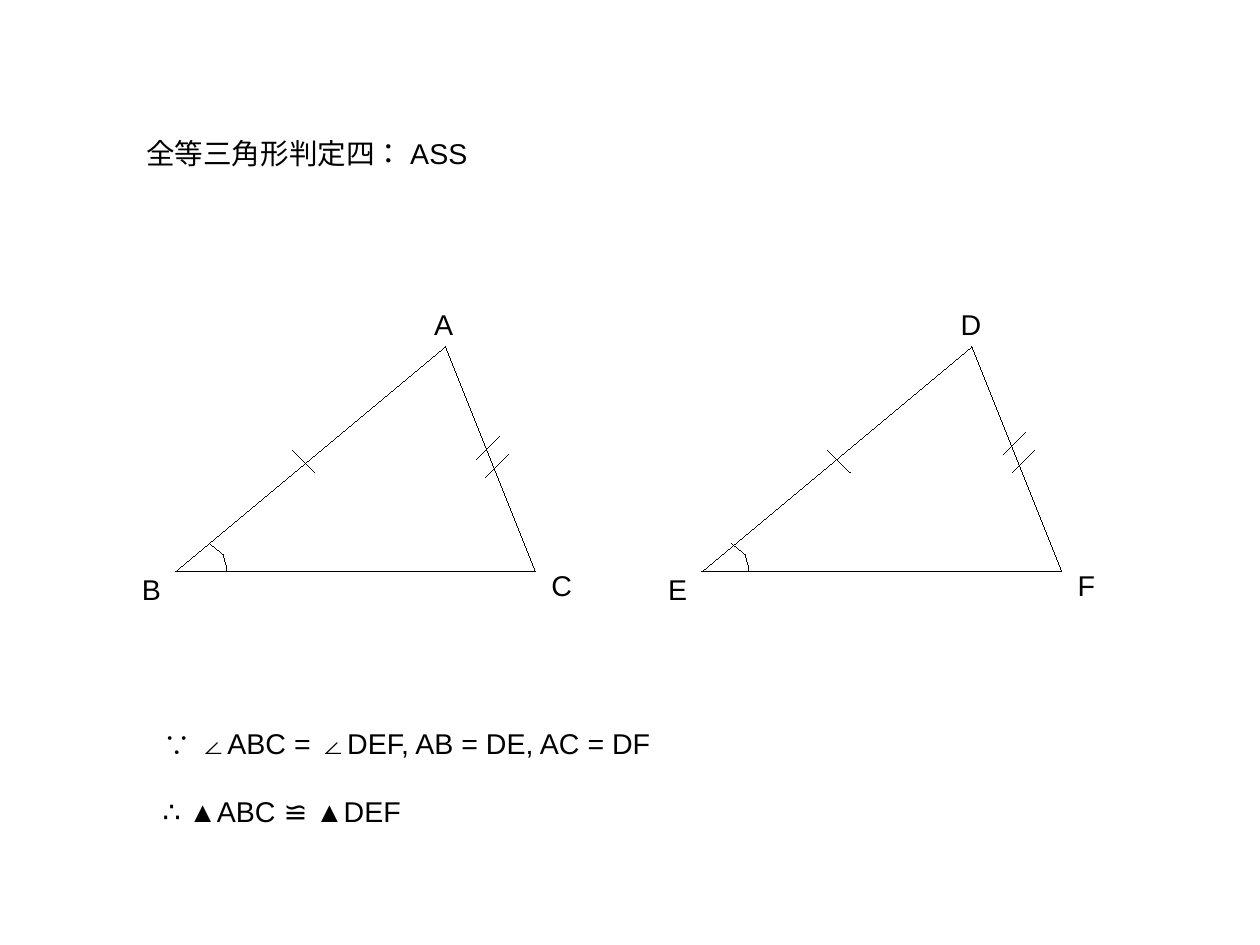
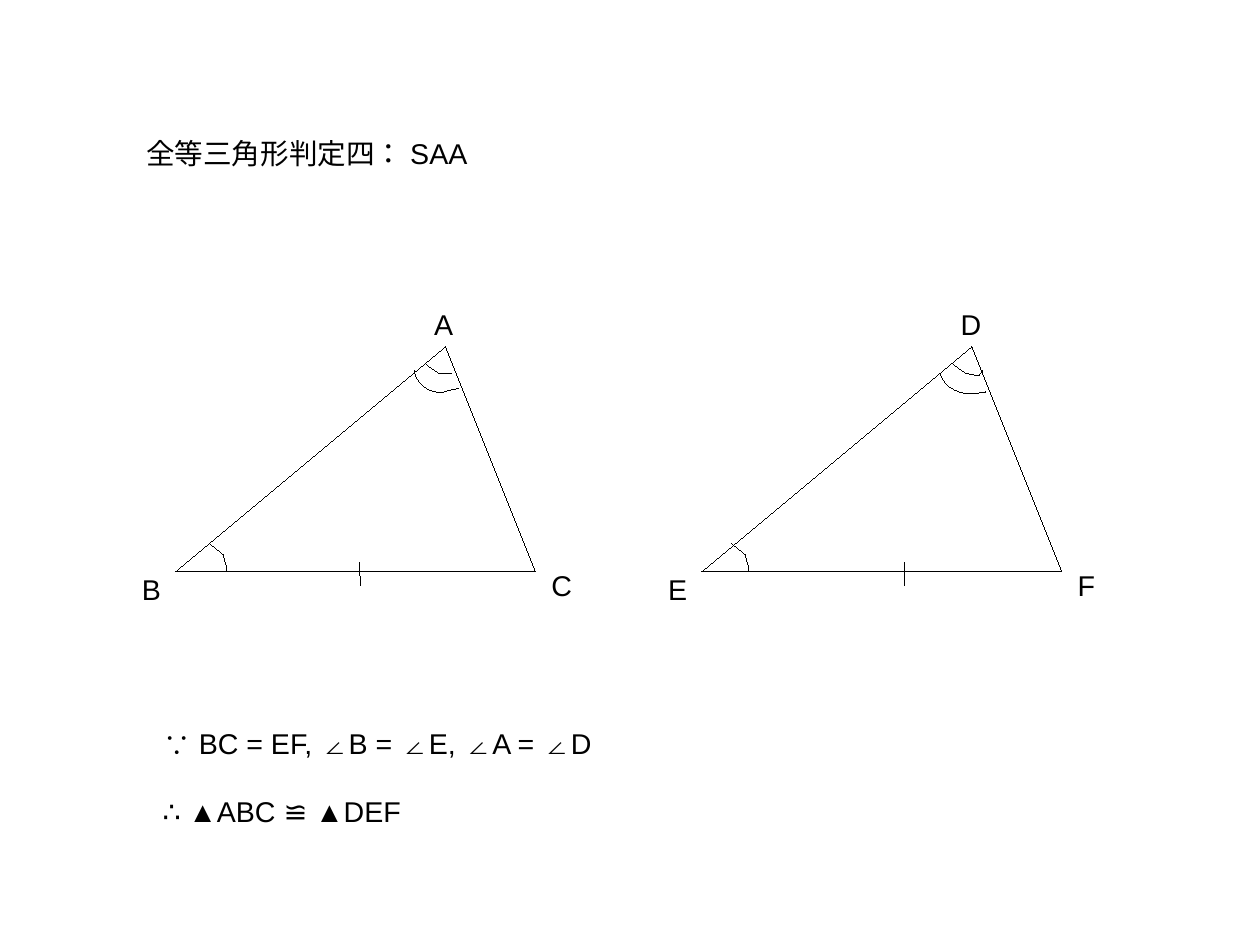
Before and after one commit to ericzhang/english-math, a slide deck: slide 9 of 2025-08-11/2025-08-11-triangle.odp. Drawn at 1260x945 pixels with LibreOffice and Linux fonts; fonts in the diff are those of the drawing. Boxes give left, top, right and bottom in pixels: in the first picture for what was removed or moved away, otherwise in the second. Text is boxed around its words. In the diff, an @@ line names an element or a change of style, - is before the commit and + after.

```diff
--- a/2025-08-11/2025-08-11-triangle.odp
+++ b/2025-08-11/2025-08-11-triangle.odp
@@ text at [146, 140, 467, 167]: text changed @@
-全等三角形判定四：ASS
+全等三角形判定四：SAA
@@ freeform shape added at [414, 370, 458, 392], outline #000000 0 pt @@
@@ freeform shape added at [426, 365, 452, 374], outline #000000 0 pt @@
@@ freeform shape added at [940, 374, 986, 394], outline #000000 0 pt @@
@@ freeform shape added at [954, 365, 982, 376], outline #000000 0 pt @@
@@ line removed from (477, 460) to (500, 437) @@
@@ line removed from (293, 450) to (316, 472) @@
@@ line removed from (828, 450) to (851, 472) @@
@@ line removed from (1013, 472) to (1036, 450) @@
@@ line moved from (486, 477) - (509, 455) to (360, 563) - (360, 585) @@
@@ line moved from (1004, 455) - (1027, 432) to (904, 563) - (904, 585) @@
@@ text at [199, 734, 592, 758]: text changed @@
-∵ ∠ABC = ∠DEF, AB = DE, AC = DF
+∵ BC = EF, ∠B = ∠E, ∠A = ∠D
```
Also in this commit, not shown: 7 other files.
